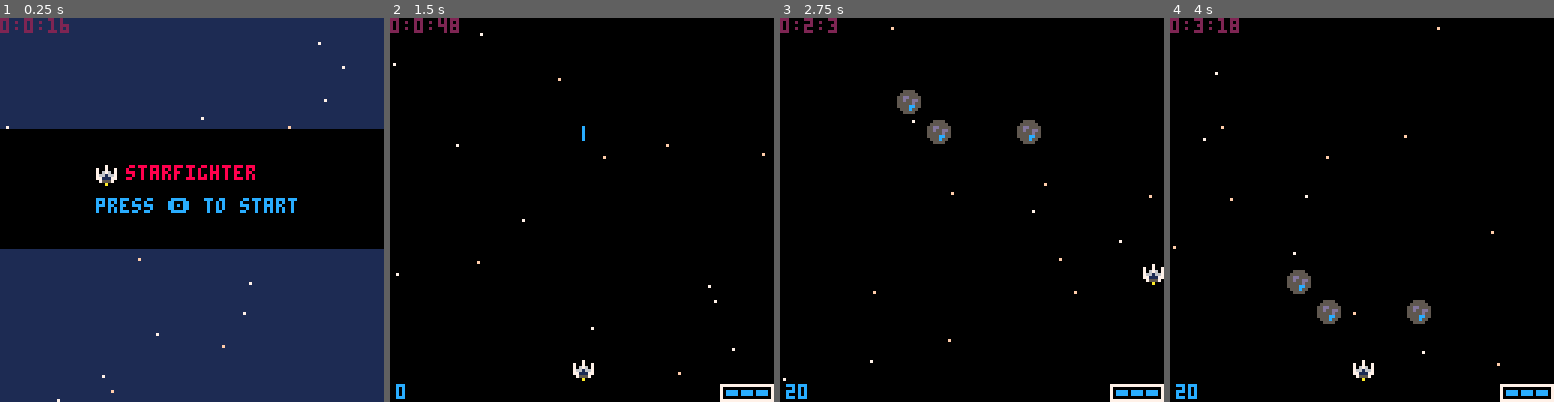
Above: before the commit, frames 1-4 (left to right).
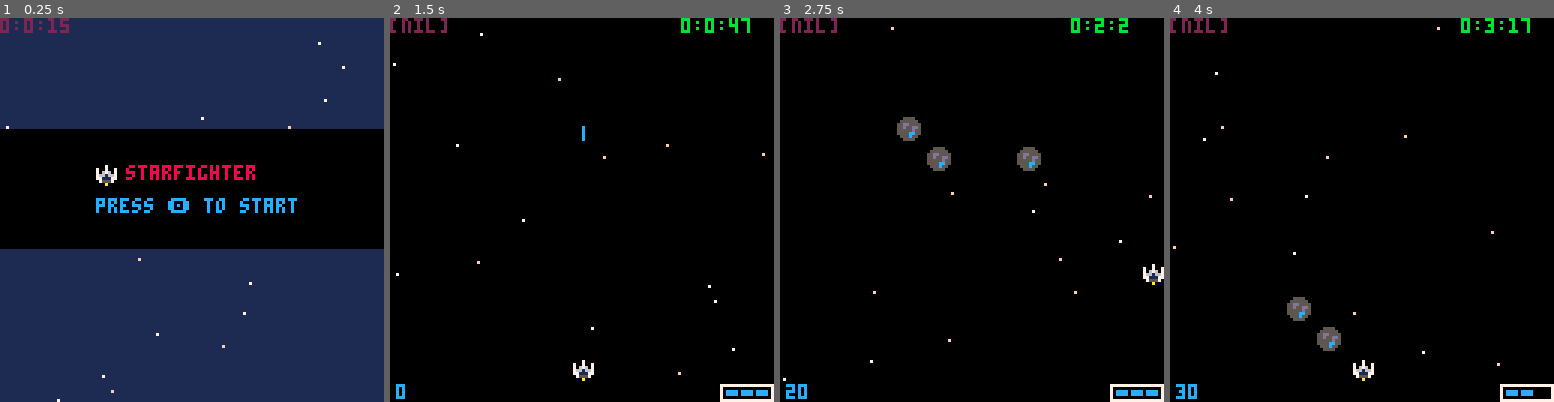
Above: after the commit, the same moments.

Repository: david-gm/pico-8
Game: PICO-8 cartridge starfighter.p8
The game is run twice, just before and just after one commit, with the same random seed, the same clock (stepped at 60 frames per second) and the same inputs.
Inputs:
- Up to frame 1 (0.25 s): no input
- Up to frame 2 (1.5 s): tap X (X key) at 0.33, 1.07 s; tap O (Z key) at 0.7 s
- Up to frame 3 (2.75 s): hold Right 1.6-2.1 s; tap O (Z key) at 1.7, 2.1, 2.5 s; tap X (X key) at 1.85 s; hold Up 2.15-2.42 s; hold Right from 2.47 s (still down)
- Up to frame 4 (4 s): tap O (Z key) at 2.9, 3.3, 3.7 s; tap X (X key) at 2.97 s; release Right at 3.03 s; hold Left 3.08-3.58 s; hold Down 3.63-3.97 s

The runs differ from the first frame. In frame 1, less than 0.1% of the frame differs, in the area x 15-18%, y 0-4%; in frame 2, 0.6%; in frame 3, 2.3%, in the area x 1-91%, y 0-40%; in frame 4, 2.2%.

Commit message:
added enemy swarms

Diff:
--- a/starfighter.p8
+++ b/starfighter.p8
@@ -7,7 +7,7 @@
 	debug_msg=true
 
 	⧗={
-		g={f=0,s=0,m=0,t="0.0.0"}
+		g={f=0,s=0,m=0,t="0:0:0"}
 	}
 	score=0
 	stars={}
@@ -46,7 +46,8 @@
 
 function draw_game()
 	cls(0)
-	debugtxt(⧗.g.t)
+	--debugtxt(⧗.g.t)
+	debugtxt(my_txt)
 	for s in all(stars) do
 		pset(s.x,s.y,s.c)
 	end
@@ -54,6 +55,7 @@
 	draw_player()
 	draw_enemies()
 	draw_ui()
+	time_printer()
 end
 
 
@@ -80,7 +82,7 @@
 
 function update_gameover()
 	if btnp(🅾️) then
-		reinit_lvl(0)
+		reinit_lvl()
 		change_gamestate('game')
 	end
 	update_timers()
@@ -108,6 +110,7 @@
 end
 
 function reinit_lvl()
+	--reset_timers()
 	if lvl==1 then
 		init_lvl1()
 	end
@@ -118,6 +121,10 @@
 	player=player:new(127/2-5/2,ui_s.y1-6)
 	enemies={}
 	lvl=1
+	e_swarm={
+		{"meteor_lvl1",form.arc,"linear","0:0:0",{64,-64}},
+		{"meteor_lvl2",form.arc,"sinus","0:4:0",{32,-64}}
+	}
 end
 -->8
 -- game, classes and general functions
@@ -176,13 +183,14 @@
 		e.points = p
 		return e
 	end
-	--formations
+	--formations & paths
 	form={
 		arc={{-25,0},{-15,10},{0,15},{15,10},{25,0}}
 	}
 end
 
 function update_timers()
+	⧗.g.t=⧗.g.m..":"..⧗.g.s..":"..⧗.g.f
 	⧗.g.f+=1
 	if ⧗.g.f==60 then
 		⧗.g.f=0
@@ -192,12 +200,11 @@
 		⧗.g.s=0
 		⧗.g.m+=1
 	end
-	⧗.g.t=⧗.g.m..":"..⧗.g.s..":"..⧗.g.f
 end
 
 function reset_timers()
 	⧗={
-		g={f=0,s=0,m=0,t="0.0.0"}
+		g={f=0,s=0,m=0,t="0:0:0"}
 	}
 end
 
@@ -287,6 +294,11 @@
 function debugtxt(txt)
 	if (not debug_msg) return
 	print(txt,0,0,2)
+end
+
+function time_printer()
+	if (not debug_msg) return
+	print(⧗.g.t,127-6*5,0,11)
 end
 -->8
 --player specifics
@@ -397,24 +409,27 @@
 end
 
 function update_create_enemies()
-	if lvl==1 then
-		if ⧗.g.t=="0:0:30" then
- 		local f=form.arc
- 		for i=1,#f do
- 			local _x=64+f[i][1]
- 			local _y=-50+f[i][2]
- 			enemy_templates("metroid_lvl1",_x,_y)
- 		end
+	for s in all(e_swarm) do
+		if ⧗.g.t==s[4] then
+			my_txt=i
+			local _form=s[2]
+			-- path: todo
+			local _path=s[3]
+			for coords_f in all(_form) do
+				local _x=s[5][1]+coords_f[1]
+				local _y=s[5][2]+coords_f[2]
+				enemy_templates(s[1],_x,_y)
+			end
 		end
 	end
 end
 
 function enemy_templates(e_str,_x,_y)
-	if e_str=="metroid_lvl1" then
+	if e_str=="meteor_lvl1" then
 		add(enemies,enemy:new(8,8,16,
 			--state,life,dmg,points
 			vec_st:new(_x,_y,0,0.8),1,1,10))
-	elseif e_str=="metroid_lvl2" then
+	elseif e_str=="meteor_lvl2" then
 		add(enemies,enemy:new(8,8,16,
 			--state,life,dmg,points
 			vec_st:new(_x,_y,0,1.0),2,1,20))
